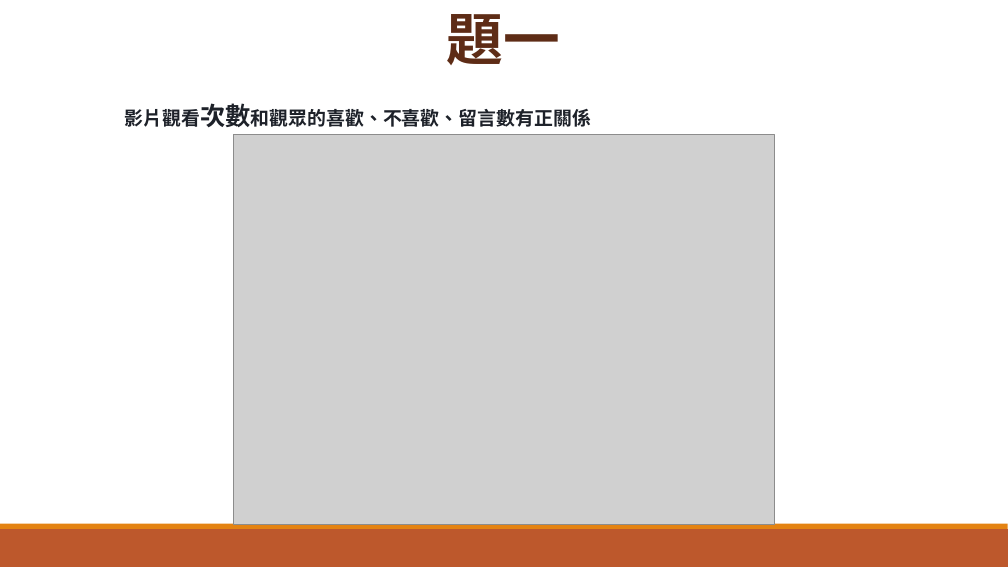
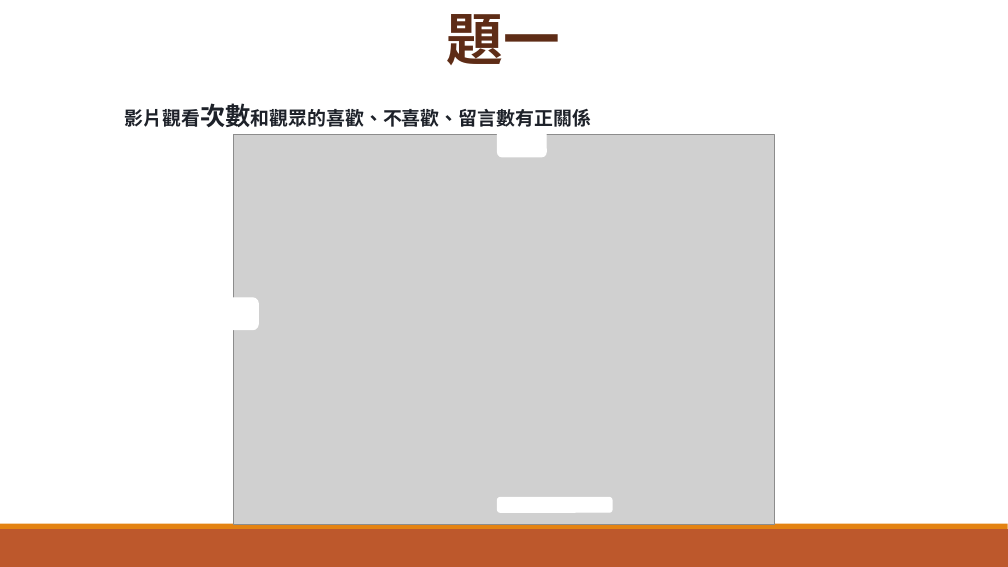
Before and after one commit to jasonSU85323/UTaipei_DataScience, a slide deck: slide 7 of Youtube analysis/20190124-pitch2.pptx. Drawn at 1008x567 pixels with LibreOffice and Linux fonts; fonts in the diff are those of the drawing; grey boxes stand for pictures. Boxes give left, top, right and bottom in pixels: in the first picture for what was removed or moved away, otherwise in the second. Text is boxed around its words. In the diff, an @@ line names an element or a change of style, - is before the commit and + after.

Commit message:
20190124-02

```diff
--- a/Youtube analysis/20190124-pitch2.pptx
+++ b/Youtube analysis/20190124-pitch2.pptx
@@ rounded rectangle added at <box>498,129,546,157</box>, fill #FFFFFF, outline #FFFFFF 1.25 pt @@
@@ rounded rectangle added at <box>209,298,258,330</box>, fill #FFFFFF, outline #FFFFFF 1.25 pt @@
@@ rounded rectangle added at <box>498,498,612,512</box>, fill #FFFFFF, outline #FFFFFF 1.25 pt @@
```
